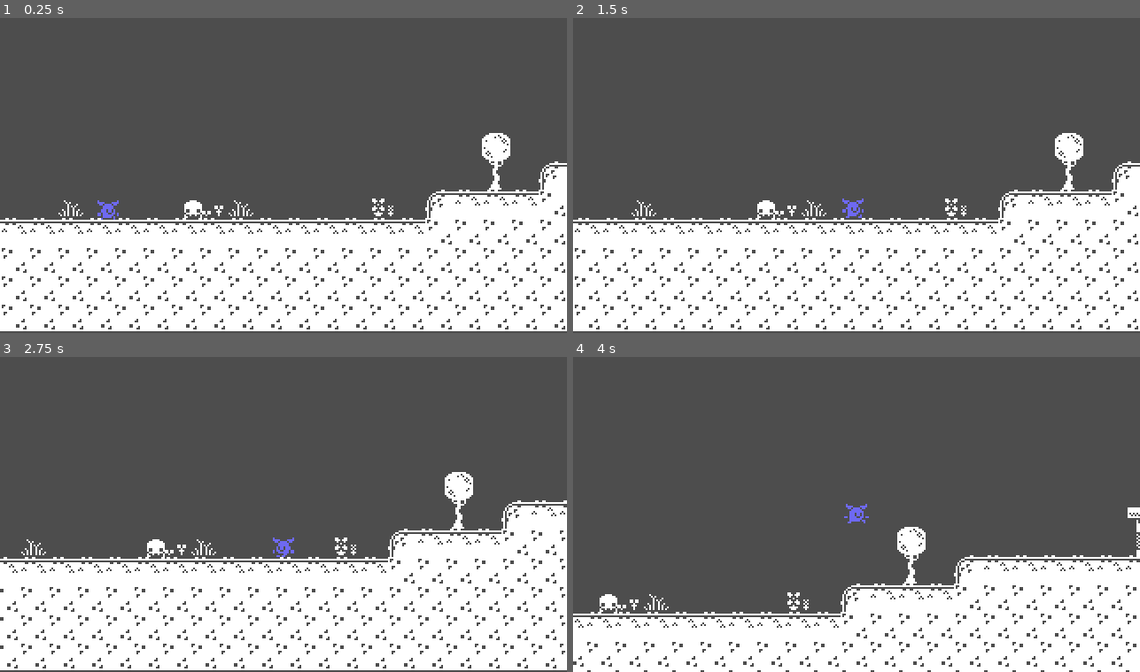
Above: before the commit, frames 1-4 (two rows, left to right).
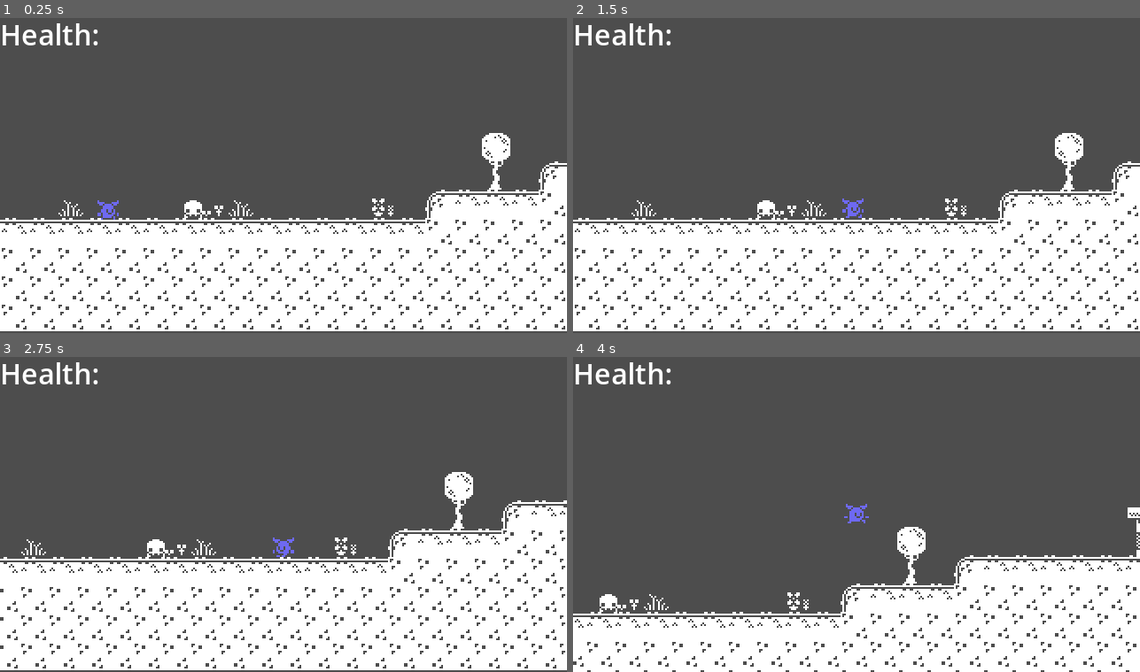
Above: after the commit, the same moments.

Repository: emilykrohn/2DPlatformer
Game: Godot game, scene res://main.tscn
Same seed, same stepped clock (60 frames per second), same inputs: the game is played once before the commit and once after it.
Inputs:
- Up to frame 1 (0.25 s): no input
- Up to frame 2 (1.5 s): tap Enter (ui_accept) at 0.5, 0.77 s; hold Right (ui_right) from 0.53 s (still down)
- Up to frame 3 (2.75 s): tap Enter (ui_accept) at 1.52 s; release Right (ui_right) at 2.03 s; hold Left (ui_left) from 2.03 s (still down)
- Up to frame 4 (4 s): release Left (ui_left) at 2.78 s; hold Right (ui_right) from 2.78 s (still down); tap Enter (ui_accept) at 3.02, 3.77 s

The runs differ from the first frame. In frame 1, 0.5% of the frame differs, in the area x 0-18%, y 1-9%; in frame 2, 0.5%; in frame 3, 0.5%; in frame 4, 0.5%.

Commit message:
Add health UI Scene Label

Diff:
--- /dev/null
+++ b/hud.tscn
@@ -0,0 +1,8 @@
+[gd_scene format=3 uid="uid://c7u6jwle54str"]
+
+[node name="HUD" type="CanvasLayer"]
+
+[node name="Health" type="Label" parent="."]
+offset_right = 40.0
+offset_bottom = 23.0
+text = "Health:"
--- a/main.tscn
+++ b/main.tscn
@@ -1,9 +1,10 @@
-[gd_scene load_steps=9 format=3 uid="uid://beqsqlhjgg1ma"]
+[gd_scene load_steps=10 format=3 uid="uid://beqsqlhjgg1ma"]
 
 [ext_resource type="Texture2D" uid="uid://cnk564dw3s6vl" path="res://Art/Tilemap/monochrome_tilemap_transparent_packed.png" id="1_c36dr"]
 [ext_resource type="PackedScene" uid="uid://l5erdx8idycd" path="res://player.tscn" id="2_shmwn"]
 [ext_resource type="Script" path="res://Ladder.gd" id="3_iuvrq"]
 [ext_resource type="PackedScene" uid="uid://d4cutbqeq7tv3" path="res://enemy_1.tscn" id="4_sv820"]
+[ext_resource type="PackedScene" uid="uid://c7u6jwle54str" path="res://hud.tscn" id="5_nians"]
 
 [sub_resource type="TileSetAtlasSource" id="TileSetAtlasSource_td8sm"]
 texture = ExtResource("1_c36dr")
@@ -1264,6 +1265,8 @@
 limit_left = 0
 limit_bottom = 65
 
+[node name="HUD" parent="Player" instance=ExtResource("5_nians")]
+
 [connection signal="body_entered" from="Ladder/Area2D" to="Ladder" method="_on_area_2d_body_entered"]
 [connection signal="body_exited" from="Ladder/Area2D" to="Ladder" method="_on_area_2d_body_exited"]
 [connection signal="body_entered" from="Ladder/LadderTop" to="Ladder" method="_on_ladder_top_body_entered"]
